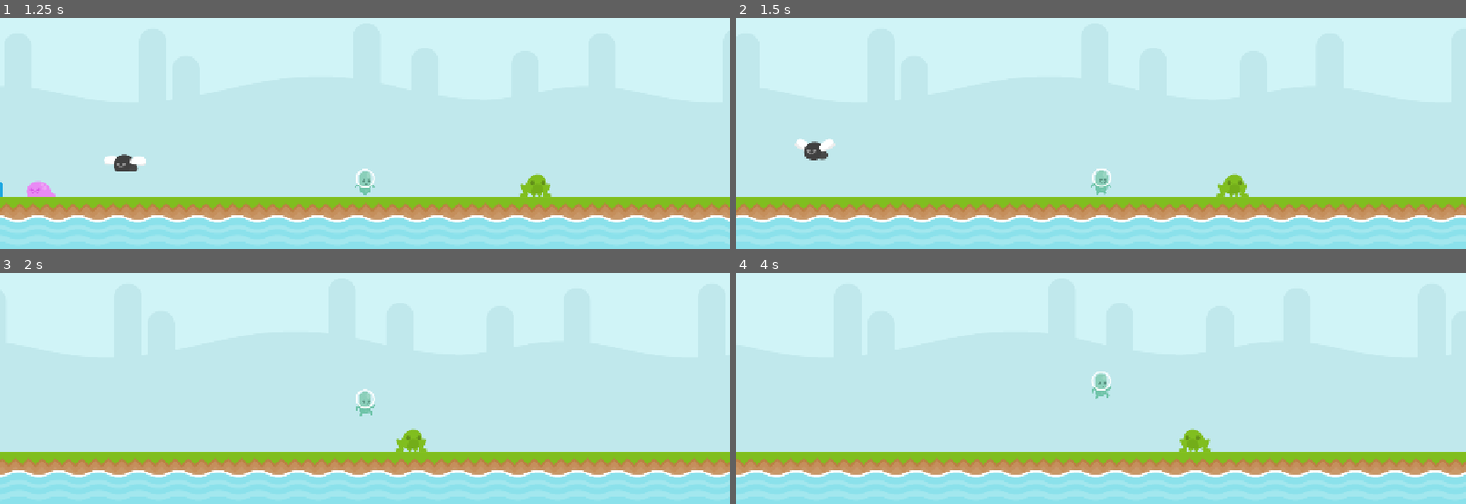
Above: before the commit, frames 1-4 (two rows, left to right).
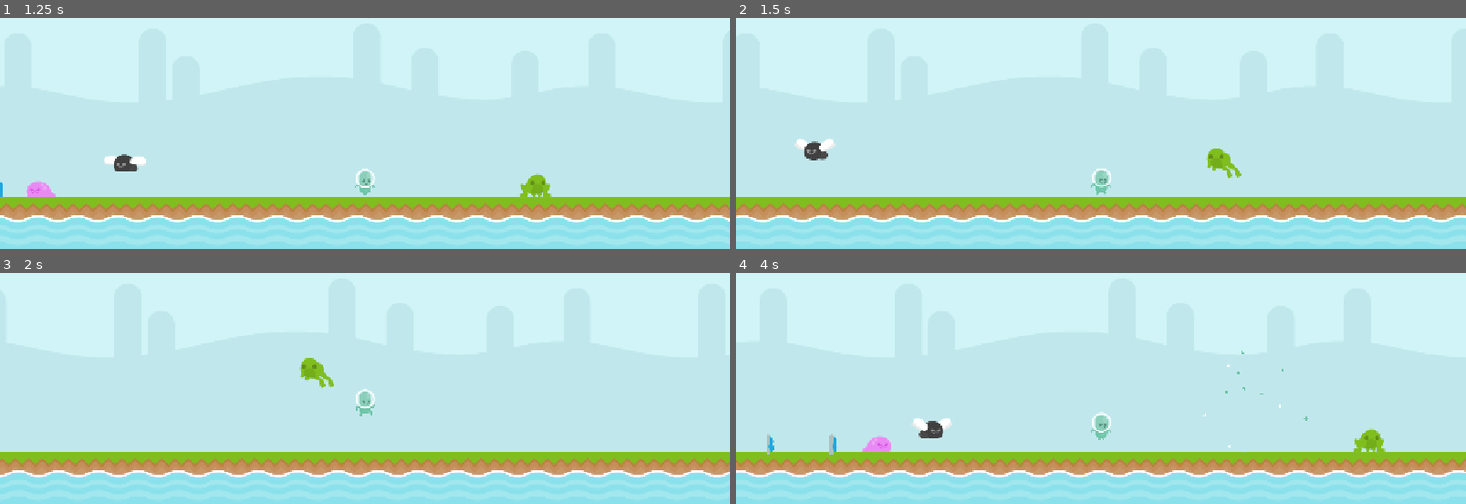
Above: after the commit, the same moments.

Repository: RafaelForbeck/the-way
Game: Godot game, scene res://scenes/phase.tscn
Two runs of this game, one before a commit and one after it. Both use one fixed random seed, a clock stepped at 60 frames per second and the inputs below.
Inputs:
- Up to frame 1 (1.25 s): tap Enter (jump) at 0.5, 0.6, 0.77, 1.07 s; hold Right (move_right) from 0.53 s (still down)
- Up to frame 2 (1.5 s): keep holding Right (move_right); tap S (duck) at 1.35 s
- Up to frame 3 (2 s): keep holding Right (move_right); tap Enter (jump) at 1.52, 1.55, 1.82 s
- Up to frame 4 (4 s): release Right (move_right) at 2.03 s; hold Left (move_left) 2.03-2.78 s; tap Enter (jump) at 2.1, 3.02, 3.05, 3.32, 3.6, 3.77 s; hold Right (move_right) from 2.78 s (still down); tap S (duck) at 2.85 s

Frame 1 is identical in both runs. In frame 2, 0.6% of the frame differs, in the area x 64-71%, y 56-78%; in frame 3, 0.6%; in frame 4, 5.4%, in the area x 0-100%, y 33-89%.

Commit message:
feat: frog behavior

Diff:
--- a/entities/enemy/frog_enemy.tscn
+++ b/entities/enemy/frog_enemy.tscn
@@ -30,6 +30,9 @@
 [sub_resource type="CircleShape2D" id="CircleShape2D_cjf7e"]
 radius = 19.026299
 
+[sub_resource type="RectangleShape2D" id="RectangleShape2D_30ie8"]
+size = Vector2(240, 260)
+
 [node name="FrogEnemy" instance=ExtResource("1_vkmyd")]
 script = ExtResource("1_3754k")
 explosion_primary_color = Color(0.5019608, 0.74509805, 0.12156863, 1)
@@ -55,8 +58,20 @@
 position = Vector2(100, 0)
 texture = ExtResource("1_c6qwe")
 
-[node name="WaitingTimer" type="Timer" parent="." index="5"]
-wait_time = 3.0
-one_shot = true
+[node name="PlayerDetectorLeft" type="ShapeCast2D" parent="." index="5"]
+modulate = Color(1, 1, 1, 0.19215687)
+position = Vector2(-120, 0)
+shape = SubResource("RectangleShape2D_30ie8")
+target_position = Vector2(0, 0)
+collision_mask = 2
+collide_with_areas = true
+collide_with_bodies = false
 
-[connection signal="timeout" from="WaitingTimer" to="." method="_on_waiting_timer_timeout"]
+[node name="PlayerDetectorRight" type="ShapeCast2D" parent="." index="6"]
+modulate = Color(1, 1, 1, 0.19215687)
+position = Vector2(120, 0)
+shape = SubResource("RectangleShape2D_30ie8")
+target_position = Vector2(0, 0)
+collision_mask = 2
+collide_with_areas = true
+collide_with_bodies = false
--- a/scripts/frog_enemy.gd
+++ b/scripts/frog_enemy.gd
@@ -7,7 +7,8 @@
 
 @onready var left_limit: Sprite2D = $LeftLimit
 @onready var right_limit: Sprite2D = $RightLimit
-@onready var waiting_timer: Timer = $WaitingTimer
+@onready var player_detector_left: ShapeCast2D = $PlayerDetectorLeft
+@onready var player_detector_right: ShapeCast2D = $PlayerDetectorRight
 
 var status: FrogStates
 
@@ -17,7 +18,12 @@
 var left_x_limit: float
 var right_x_limit: float
 
+var beyond_left = false
+var beyond_right = false
+
 var direction: int = 1
+
+var waiting_time = 0
 
 func _ready() -> void:
 	left_limit.visible = false
@@ -35,7 +41,7 @@
 
 	match status:
 		FrogStates.waiting:
-			waiting_state()
+			waiting_state(delta)
 		FrogStates.jumping:
 			jumping_state()
 
@@ -46,29 +52,48 @@
 	anim.play("default")
 	velocity.x = 0
 	check_direction()
-	waiting_timer.start()
 
 func go_to_jump():
 	status = FrogStates.jumping
 	anim.play("jumping")
 	velocity.x = SPEED * direction
 	velocity.y = JUMP_VELOCITY
+	waiting_time = 0
 
-func waiting_state():
-	pass
+func waiting_state(delta):
+	waiting_time += delta
+	if waiting_time >= 3:
+		go_to_jump()
+		return
+
+	if player_detector_left.is_colliding() and beyond_left == false:
+		turn_left()
+
+	if player_detector_right.is_colliding() and beyond_right == false:
+		turn_right()
+
+	if (player_detector_left.is_colliding() or player_detector_right.is_colliding()) and waiting_time > 1:
+		go_to_jump()
+		return
 
 func jumping_state():
 	if velocity.y == 0:
 		go_to_waiting()
 
 func check_direction():
+
+	beyond_right = false
+	beyond_left = false
+
 	if direction > 0:
 		if right_x_limit < global_position.x:
+			beyond_right = true
 			turn_left()
 		else:
 			turn_right()
 	else:
 		if left_x_limit > global_position.x:
+			beyond_left = true
 			turn_right()
 		else:
 			turn_left()
@@ -80,6 +105,3 @@
 func turn_left():
 	direction = -1
 	anim.flip_h = false
-
-func _on_waiting_timer_timeout() -> void:
-	go_to_jump()
Not shown: 1 places in entities/enemy/frog_enemy.tscn that only renumber resources
